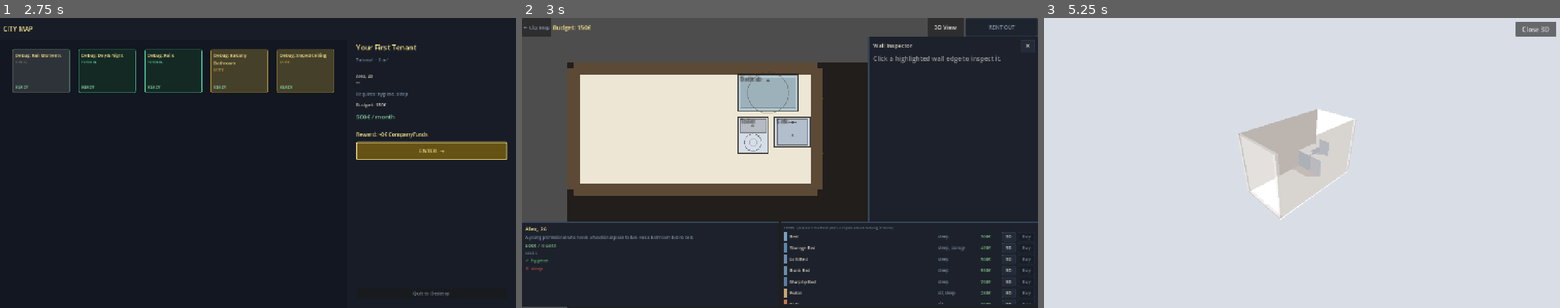
Above: before the commit, frames 1-3 (left to right).
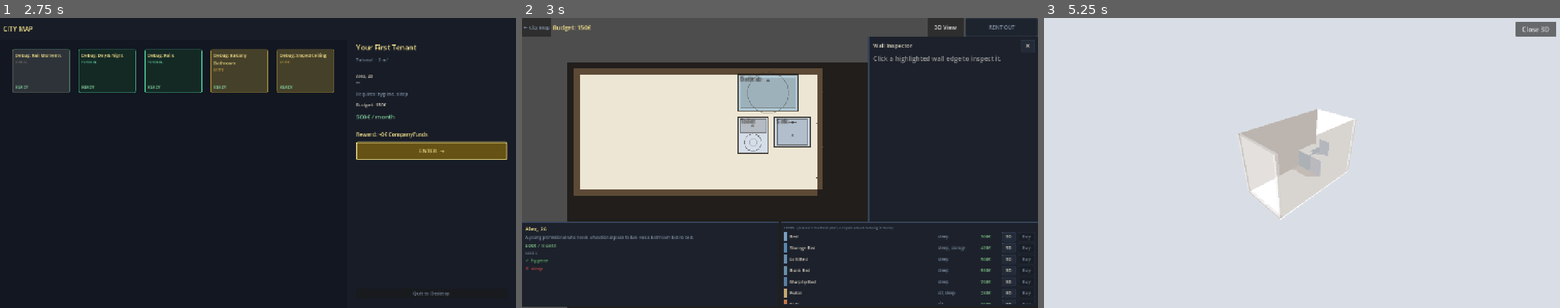
Above: after the commit, the same moments.

Repository: Bobovino/MakeItFit
Game: Godot game, scene res://scenes/CityMap.tscn
Two runs of this game, one before a commit and one after it. Both use one fixed random seed, a clock stepped at 60 frames per second and the inputs below.
Inputs:
- Up to frame 1 (2.75 s): click "★ Replay" at 0.5 s; click "★ Replay" at 1.25 s; click "★ Replay" at 2 s
- Up to frame 2 (3 s): click "ENTER →" at 2.75 s
- Up to frame 3 (5.25 s): click "← City Map" at 3.5 s; click "ENTER →" at 4.25 s; click "3D View" at 5 s

Frame 1 is identical in both runs. In frame 2, 2.9% of the frame differs, in the area x 8-59%, y 15-60%; in frame 3, nothing differs.

Commit message:
Reduce wall thickness to the minimum (1 tile) to shrink the bug surface
Primary walls were 2 tiles thick and needed a centering offset to straddle
their segment line correctly; secondary walls were 1 tile and started at
the line. That asymmetry was the direct cause of the last wall-fill bug
(centering math only implemented for one case). Making both 1 tile removes
the need for any centering math at all — the fill always starts exactly at
the line, matching the hover highlight with no gap possible.

Diff:
--- a/scripts/GridDraw.gd
+++ b/scripts/GridDraw.gd
@@ -504,10 +504,13 @@
 	const PRIMARY_COL   := Color(0.36, 0.29, 0.21, 1.0)
 	const SECONDARY_COL := Color(0.40, 0.36, 0.30, 0.85)
 	const DEMO_COL      := Color(0.78, 0.40, 0.16, 0.18)
-	# Thickness in TILES — walls render as filled tile cells, not lines
-	# Primary  = 2 tiles = 20 cm (pared de carga) — centred on edge
-	# Secondary = 1 tile = 10 cm (tabique)         — starts at edge
-	const PRIMARY_T   := 2
+	# Thickness in TILES — walls render as filled tile cells, not lines.
+	# Kept at the minimum (1 tile = 10 cm) for both primary and secondary walls
+	# so there's no centering/offset math to get wrong — the fill starts
+	# exactly at the segment line, matching the (always-centered) hover line
+	# closely enough that no gap is visible, regardless of which side a wall
+	# faces.
+	const PRIMARY_T   := 1
 	const SECONDARY_T := 1
 	const DOOR_LEN    := 10
 
@@ -526,14 +529,7 @@
 
 		var col    := PRIMARY_COL if primary else SECONDARY_COL
 		var thick  := PRIMARY_T   if primary else SECONDARY_T      # tiles
-		# Primary walls are centred on the segment line (half in, half out of
-		# the room); secondary walls start at the line instead. This offset was
-		# hardcoded to 0 for both, so primary walls always rendered entirely on
-		# one side of the line — matching the hover/active-edge highlight (which
-		# IS centred, via draw_line's stroke) only for north/west, and leaving a
-		# visible gap for south/east where the wall fill sat entirely outside
-		# the room instead of straddling the boundary.
-		var coff   := -(thick / 2) if primary else 0
+		var coff   := 0   # fill starts exactly at the segment line (thickness is 1 tile either way)
 
 		# Demolished → dashed guide line only
 		if dem:
